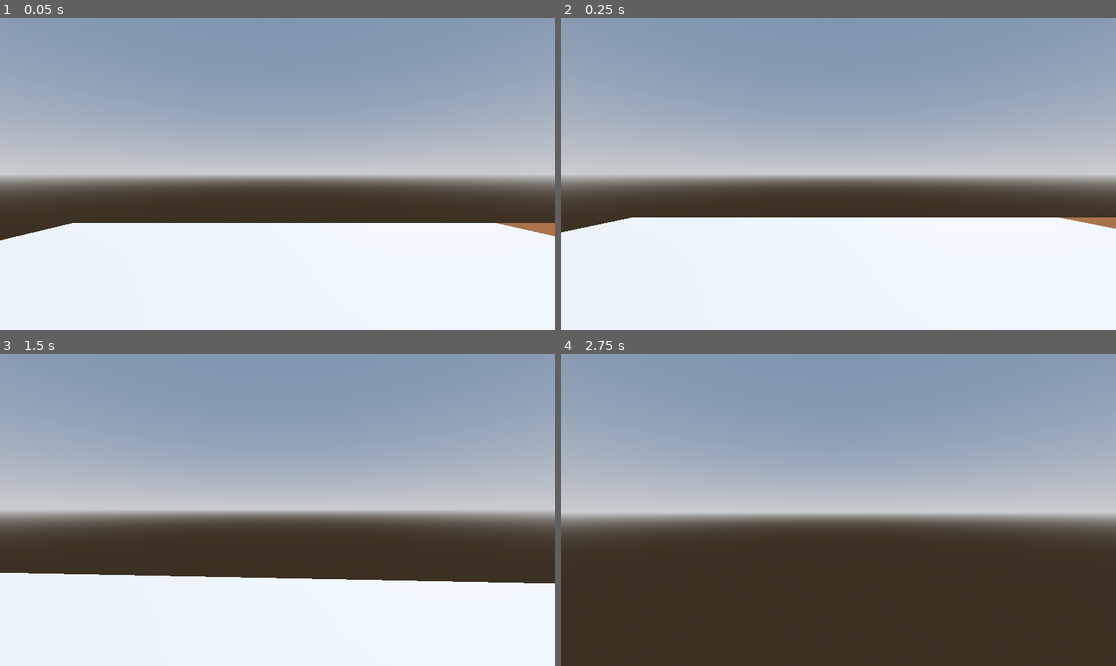
Above: before the commit, frames 1-4 (two rows, left to right).
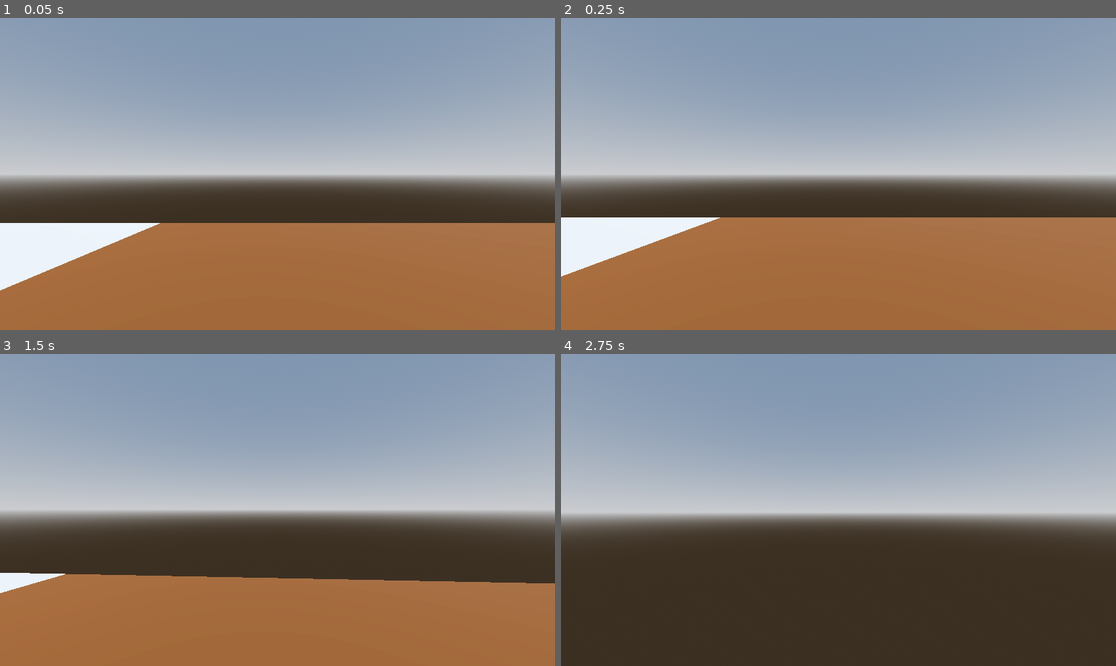
Above: after the commit, the same moments.

Repository: veradesrt/Sreamjam2025
Game: Godot game, scene res://scenes/maps/main.tscn
Same seed, same stepped clock (60 frames per second), same inputs: the game is played once before the commit and once after it.
Inputs (mouse positions are in pixels of both pictures, inside the frame that each line leads up to):
- Up to frame 1 (0.05 s): no input
- Up to frame 2 (0.25 s): no input
- Up to frame 3 (1.5 s): tap Enter (ui_accept) at 0.5, 0.77 s; move the mouse to (305, 510) at 0.52 s; hold W (forward) from 0.53 s (still down); move the mouse to (249, 510) at 1.27 s
- Up to frame 4 (2.75 s): keep holding W (forward); tap Enter (ui_accept) at 1.52 s; move the mouse to (849, 503) at 2.02 s

The runs differ from the first frame. In frame 1, 31% of the frame differs, in the area x 0-100%, y 65-100%; in frame 2, 33%, in the area x 0-100%, y 63-100%; in frame 3, 28%; in frame 4, nothing differs.

Commit message:
added some sounds for footsteps and improved the sound player code

Diff:
--- a/scenes/maps/main.tscn
+++ b/scenes/maps/main.tscn
@@ -42,7 +42,7 @@
 material = SubResource("StandardMaterial3D_8wxmh")
 
 [node name="player" parent="." instance=ExtResource("1_8wxmh")]
-transform = Transform3D(1, 0, 0, 0, 1, 0, 0, 0, 1, -0.31991935, 2.1821399, 0)
+transform = Transform3D(1, 0, 0, 0, 1, 0, 0, 0, 1, 15.516809, 2.1821399, 0)
 
 [node name="trigger" parent="." instance=ExtResource("2_pwihf")]
 transform = Transform3D(1, 0, 0, 0, 1, 0, 0, 0, 1, 6.5389414, 3.019484, 0)
--- /dev/null
+++ b/scenes/maps/node_3d.gd
@@ -0,0 +1,15 @@
+extends Node3D
+
+@export var dialogue : Dialogue
+# Called when the node enters the scene tree for the first time.
+func _ready() -> void:
+	pass # Replace with function body.
+
+
+# Called every frame. 'delta' is the elapsed time since the previous frame.
+func _process(delta: float) -> void:
+	pass
+
+func call_dialogue():
+	DialogueGlobalEmitter.start_dialogue.emit(dialogue)
+	pass
--- a/scenes/player/player.gd
+++ b/scenes/player/player.gd
@@ -7,9 +7,13 @@
 @onready var ground_check: RayCast3D = $ground_check
 ## sound player for the player footsteps
 @onready var footsteps_player: AudioStreamPlayer3D = $footsteps_player
+## used for adding delay after each footstep sound without changin the sound pitch or length
+@onready var footsteps_delay: Timer = $footsteps_delay
 
 @onready var main_menu: Control = $UI
 
+var footsteps_dirt : Array = [load("res://assets/footstep_dirt_1.ogg"),load("res://assets/footstep_dirt_2.ogg")]
+var footsteps_concrete : Array = [load("res://assets/footstep_concrete_1.ogg"),load("res://assets/footstep_concrete_2.ogg"),load("res://assets/footstep_concrete_3.ogg")]
 ## used to control the player movement speed
 const SPEED = 5.0
 ## Unused
@@ -58,11 +62,17 @@
 			## get the groups of the detected collider
 			var ground_groups : Array = collider.get_groups()
 			if ground_groups.has("concrete"):
-				#print("walking on concrete")
-				pass
+				if !footsteps_player.playing && footsteps_delay.is_stopped():
+					footsteps_player.stream = footsteps_concrete[randi_range(0,footsteps_concrete.size()-1)]
+					footsteps_player.pitch_scale = randf_range(0.9,1.1)
+					footsteps_player.play()
+					footsteps_delay.wait_time = 0.6
+					footsteps_delay.start()
 			if ground_groups.has("dirt"):
-				#print("walking on dirt")
-				pass
+				if !footsteps_player.playing:
+					footsteps_player.stream = footsteps_dirt[randi_range(0,footsteps_dirt.size()-1)]
+					footsteps_player.pitch_scale = randf_range(0.9,1.1)
+					footsteps_player.play()
 
 			pass
 		velocity.x = direction.x * SPEED
--- a/scenes/player/player.tscn
+++ b/scenes/player/player.tscn
@@ -24,7 +24,11 @@
 transform = Transform3D(1, 0, 0, 0, 1, 0, 0, 0, 1, 0, -0.88001686, 0)
 
 [node name="footsteps_player" type="AudioStreamPlayer3D" parent="."]
-transform = Transform3D(1, 0, 0, 0, 1, 0, 0, 0, 1, 0, -0.9045267, 0)
+transform = Transform3D(1, 0, 0, 0, 1, 0, 0, 0, 1, 0, -0.9571409, 0)
+
+[node name="footsteps_delay" type="Timer" parent="."]
+wait_time = 0.6
+one_shot = true
 
 [node name="UI" type="Control" parent="."]
 layout_mode = 3
Not shown, added: assets/footstep_concrete_1.ogg.import
Not shown, added: assets/footstep_concrete_2.ogg.import
Not shown, added: assets/footstep_concrete_3.ogg.import
Not shown, added: assets/footstep_dirt_1.ogg.import
Not shown, added: assets/footstep_dirt_2.ogg.import
Not shown, added: scenes/maps/node_3d.gd.uid
Not shown, added: assets/footstep_concrete_1.ogg
Not shown, added: assets/footstep_concrete_2.ogg
Not shown, added: assets/footstep_concrete_3.ogg
Not shown, added: assets/footstep_dirt_1.ogg
Not shown, added: assets/footstep_dirt_2.ogg
